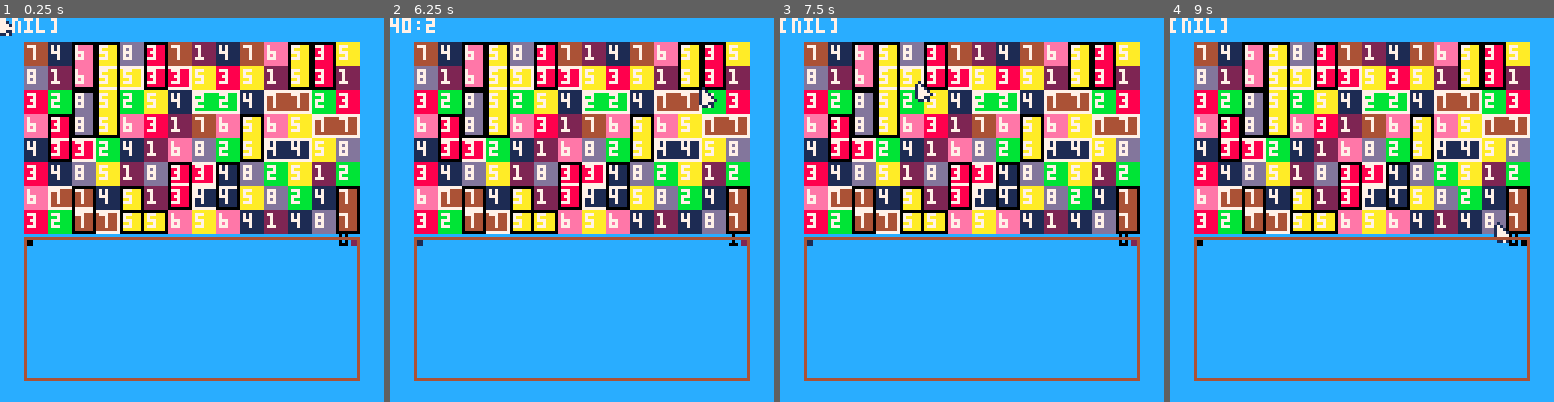
Above: before the commit, frames 1-4 (left to right).
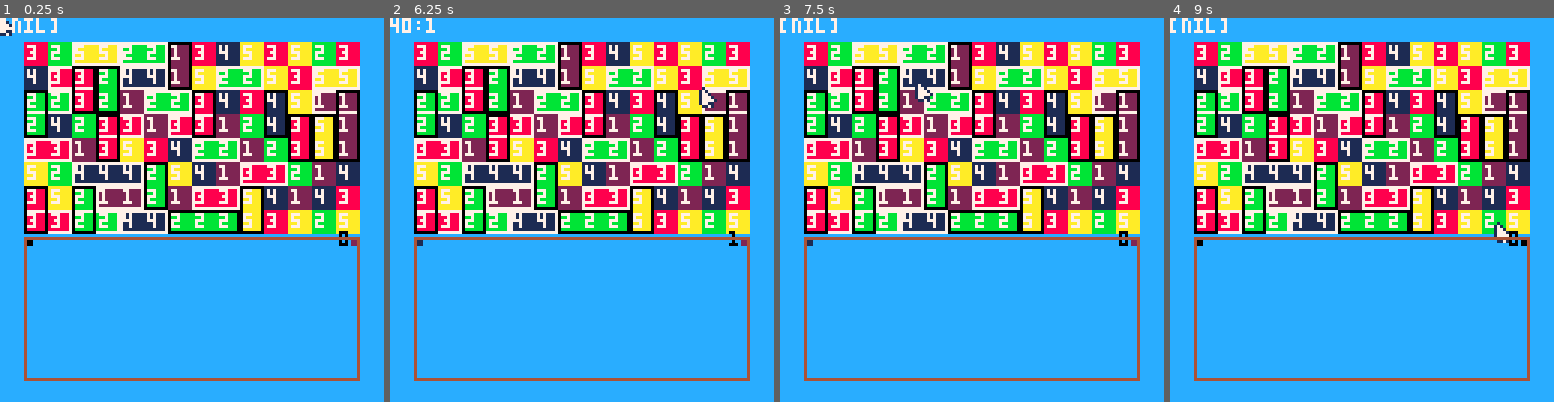
Above: after the commit, the same moments.

Repository: PxPerfectMike/match4
Game: PICO-8 cartridge match4.p8
Same seed, same stepped clock (60 frames per second), same inputs: the game is played once before the commit and once after it.
Inputs (mouse positions are in pixels of both pictures, inside the frame that each line leads up to):
- Up to frame 1 (0.25 s): no input
- Up to frame 2 (6.25 s): click (670, 121) at 0.67 s; click (436, 267) at 1.22 s; click (497, 114) at 1.77 s; click (562, 259) at 2.32 s; click (624, 106) at 2.87 s; click (685, 256) at 3.42 s; click (451, 102) at 3.97 s; click (512, 248) at 4.52 s; click (574, 94) at 5.07 s; click (639, 244) at 5.62 s; click (701, 90) at 6.17 s
- Up to frame 3 (7.5 s): click (856, 236) at 6.72 s; click (918, 83) at 7.27 s
- Up to frame 4 (9 s): click (1369, 229) at 7.82 s; click (1434, 79) at 8.37 s; click (1496, 225) at 8.92 s

The runs differ from the first frame. In frame 1, 34% of the frame differs, in the area x 6-94%, y 6-57%; in frame 2, 34%; in frame 3, 34%; in frame 4, 34%.

Commit message:
mess with soultion detection

Diff:
--- a/match4.p8
+++ b/match4.p8
@@ -4,7 +4,7 @@
 
 ---------- page 0 ----------
 -- game engine
-tile_types = 8
+tile_types = 5
 grid = {}
 -- grid info
 sz = {
